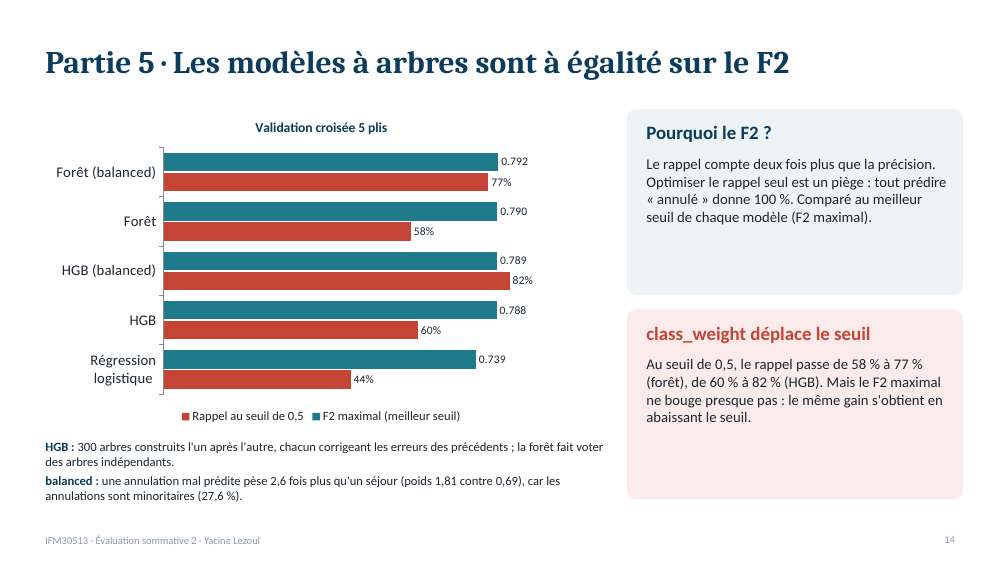
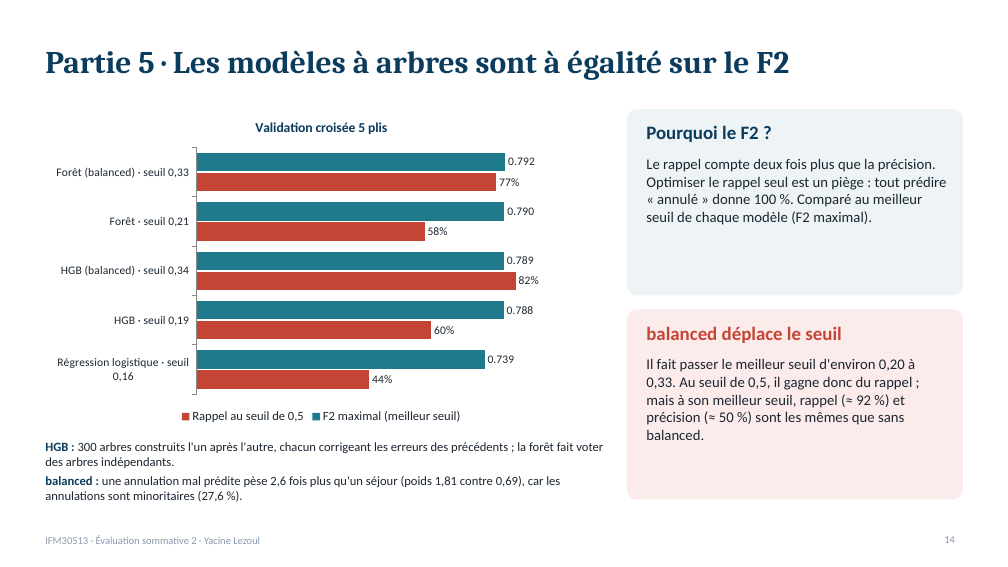
Before and after one commit to lezoul/hotel-cancellation-pipeline, a slide deck: slide 14 of reports/presentation_annulations.pptx. Drawn at 1008x567 pixels with LibreOffice and Linux fonts; fonts in the diff are those of the drawing. Boxes give left, top, right and bottom in pixels: in the first picture for what was removed or moved away, otherwise in the second. Text is boxed around its words. In the diff, an @@ line names an element or a change of style, - is before the commit and + after.

```diff
--- a/reports/presentation_annulations.pptx
+++ b/reports/presentation_annulations.pptx
@@ bar chart at [45,106,597,427] @@
-categories: Forêt (balanced), Forêt, HGB (balanced), HGB, Régression logistique
+categories: Forêt (balanced) · seuil 0,33, Forêt · seuil 0,21, HGB (balanced) · seuil 0,34, HGB · seuil 0,19, Régression logistique · seuil 0,16
@@ category axis changed @@
@@ text at [646,326,841,343]: text changed @@
-class_weight déplace le seuil
+balanced déplace le seuil
@@ text at [646,358,915,440]: text changed @@
-Au seuil de 0,5, le rappel passe de 58 % à 77 % (forêt), de 60 % à 82 % (HGB). Mais le F2 maximal ne bouge presque pas : le même gain s'obtient en abaissant le seuil.
+Il fait passer le meilleur seuil d'environ 0,20 à 0,33. Au seuil de 0,5, il gagne donc du rappel ; mais à son meilleur seuil, rappel (≈ 92 %) et précision (≈ 50 %) sont les mêmes que sans balanced.
```
Also in this commit, not shown: 4 other slides changed, 1 other file.
